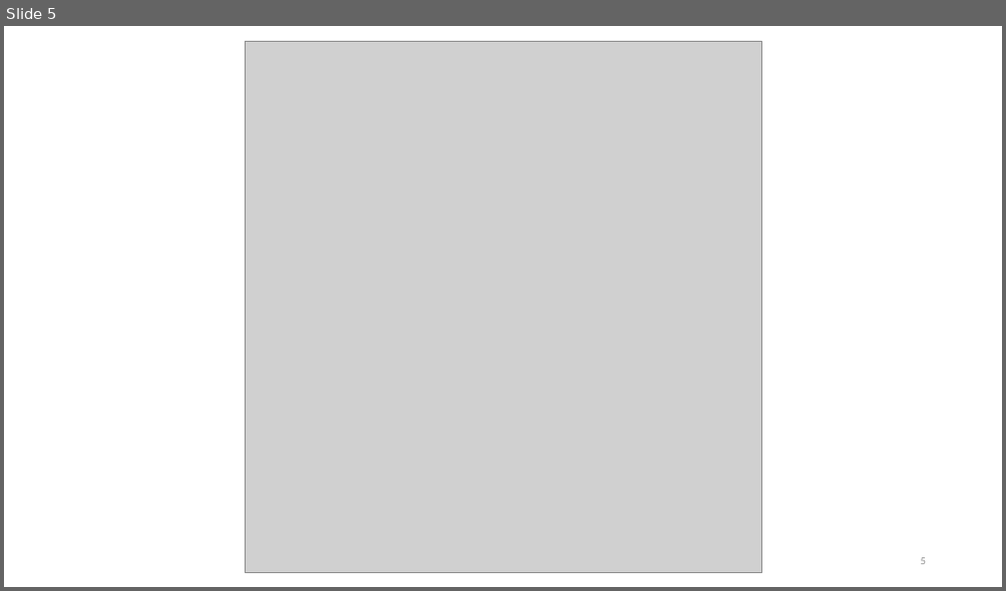
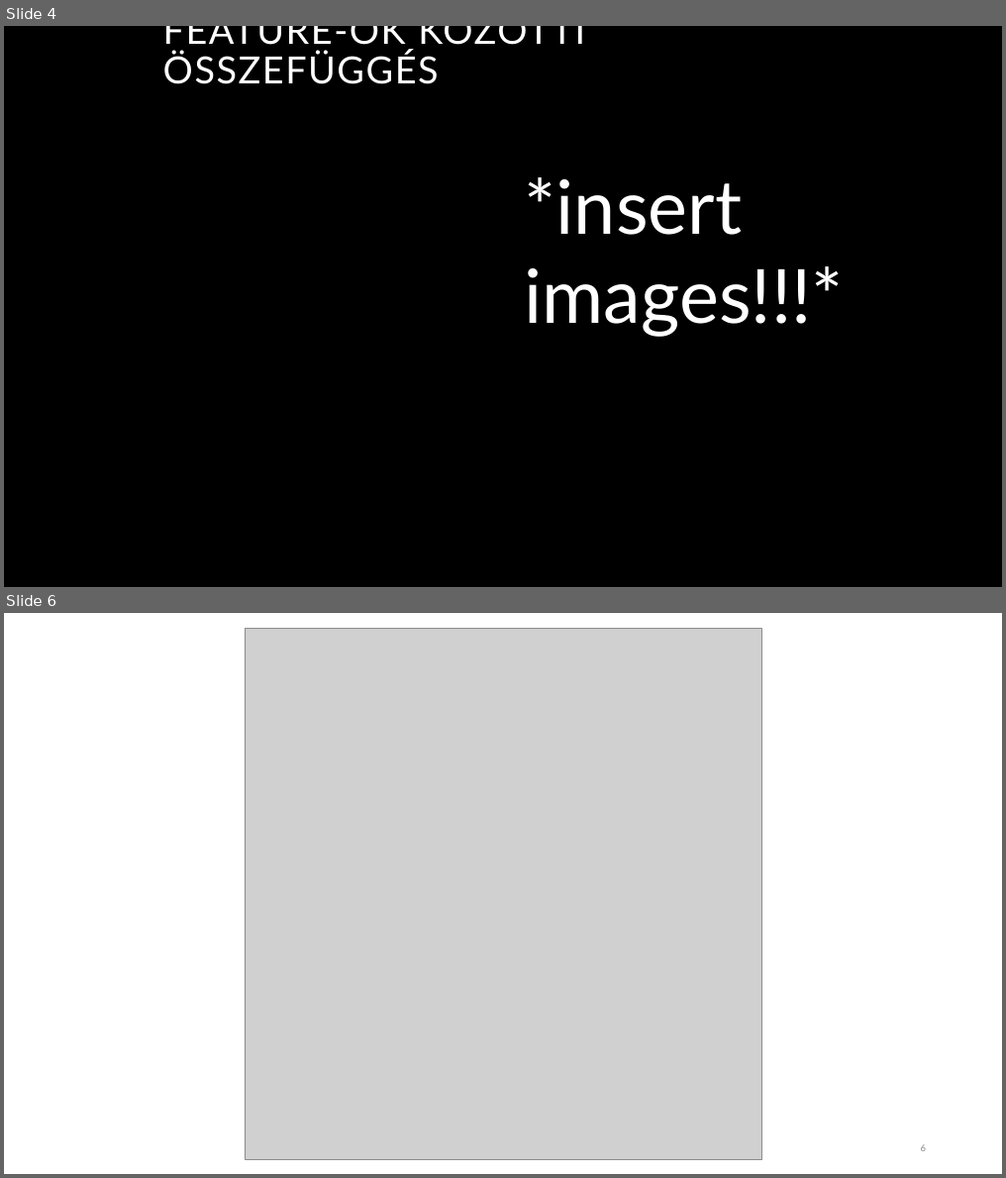
Before and after one commit to darabosmateOE/mushroom_classification, a slide deck: shrooms.pptx. Shown one above the other, each under a label of ours: slide 5 before the commit, slides 4 and 6 after it; the slides between them are not shown. The pictures are 1006x591 and 1006x1178 pixels, drawn with LibreOffice and Linux fonts; fonts in the diff are those of the drawing; grey boxes stand for pictures; background and template pictures are left out. Boxes give left, top, right and bottom in pixels: in the first picture for what was removed or moved away, otherwise in the second. Text is boxed around its words. In the diff, an @@ line names an element or a change of style, - is before the commit and + after.

```diff
--- a/shrooms.pptx
+++ b/shrooms.pptx
@@ slide 4 added at <box>4,26,1002,587</box>, background #000000 @@
@@ title added at <box>163,26,585,84</box>, 36 pt, text #FFFFFF @@
+FEATURE-ÖK KÖZÖTTI ÖSSZEFÜGGÉS
@@ text added at <box>525,177,844,337</box>, 72 pt, text #FFFFFF @@
+*insert images!!!*
@@ what was slide 5 is now slide 6 @@
@@ page number at <box>921,1145,926,1152</box>: text changed @@
-5
+6
```
Also in this commit, not shown: 1 slide changed, 3 other slides added, 4 slides removed.
